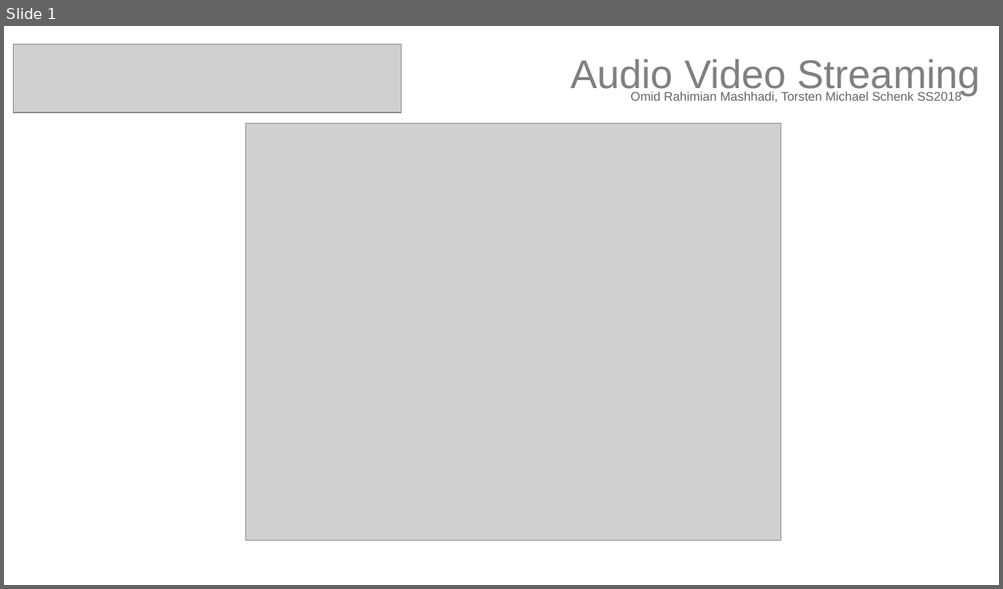
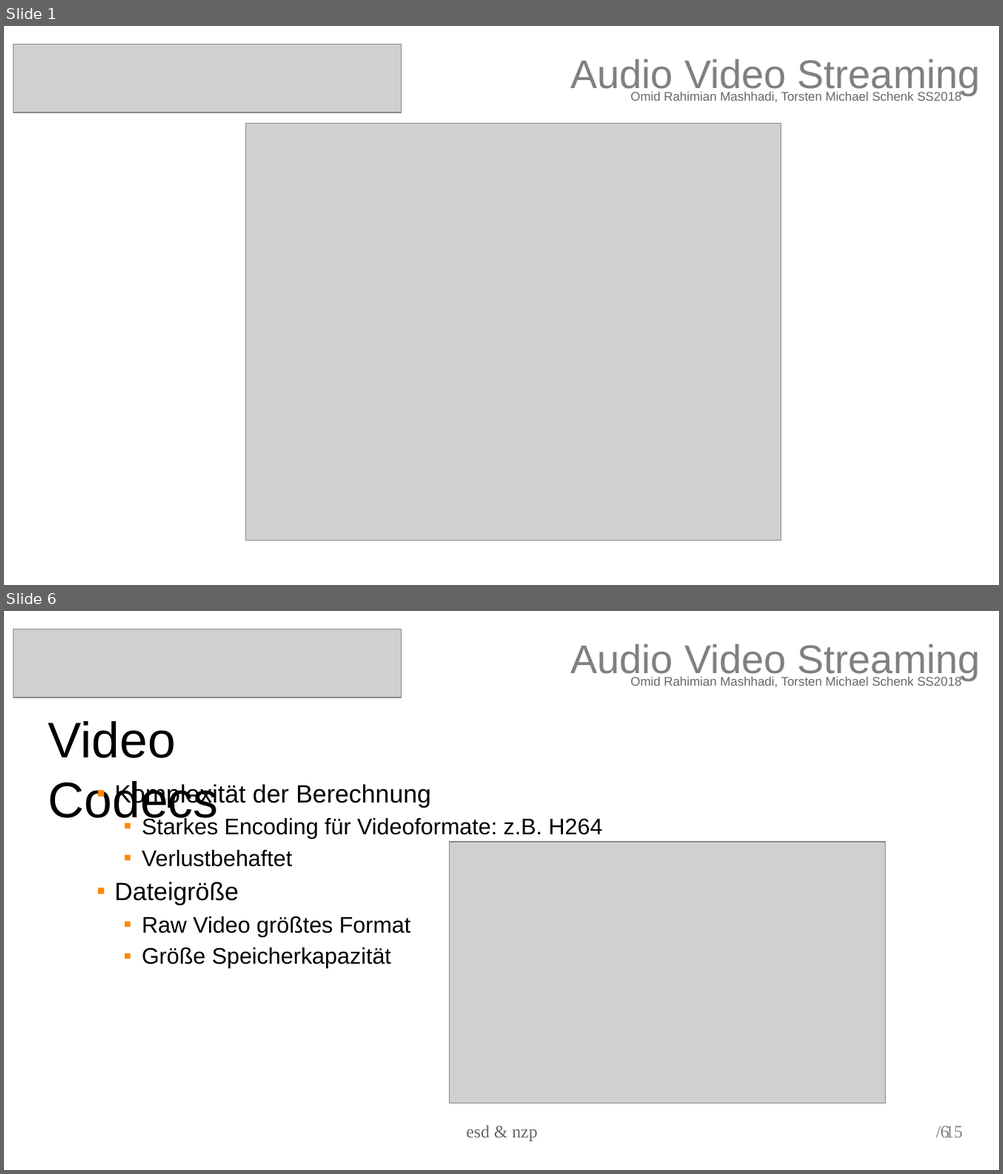
Before and after one commit to torstenschenk/beuth-avatar-ss2018, a slide deck: Presentation/Projekt/AVstreaming-Gruppe-15.odp. Shown one above the other, each under a label of ours: slide 1 before the commit, slides 1 and 6 after it; the slides between them are not shown. The pictures are 1003x589 and 1003x1174 pixels, drawn with LibreOffice and Linux fonts; fonts in the diff are those of the drawing; grey boxes stand for pictures. Boxes give left, top, right and bottom in pixels: in the first picture for what was removed or moved away, otherwise in the second. Text is boxed around its words. In the diff, an @@ line names an element or a change of style, - is before the commit and + after.

```diff
--- a/Presentation/Projekt/AVstreaming-Gruppe-15.odp
+++ b/Presentation/Projekt/AVstreaming-Gruppe-15.odp
@@ slide 6 added at bbox=[4, 611, 999, 1170], background #FFFFFF @@
@@ picture added at bbox=[13, 629, 401, 698] @@
@@ text added at bbox=[570, 644, 980, 680], 32 pt, text #808080 @@
+Audio Video Streaming
@@ text added at bbox=[630, 676, 962, 687], 10 pt, text #666666 @@
+Omid Rahimian Mashhadi, Torsten Michael Schenk SS2018
@@ text added at bbox=[48, 721, 218, 827], 40 pt, text #000000 @@
+Video Codecs
@@ text added at bbox=[114, 783, 603, 968], 18 pt, text #000000 @@
+▪ Komplexität der Berechnung
+  ▪ Starkes Encoding für Videoformate: z.B. H264
+  ▪ Verlustbehaftet
+▪ Dateigröße
+  ▪ Raw Video größtes Format
+  ▪ Größe Speicherkapazität
@@ picture added at bbox=[449, 842, 886, 1104] @@
@@ text added at bbox=[466, 1125, 537, 1142], 14 pt, text #666666 @@
+esd & nzp
@@ page number added at bbox=[940, 1126, 949, 1138], 14 pt, text #808080 @@
+6
@@ text added at bbox=[945, 1126, 962, 1138], 14 pt, text #808080 @@
+/ 15
```
Also in this commit, not shown: 5 slides changed, 8 other slides added, 3 other files.
